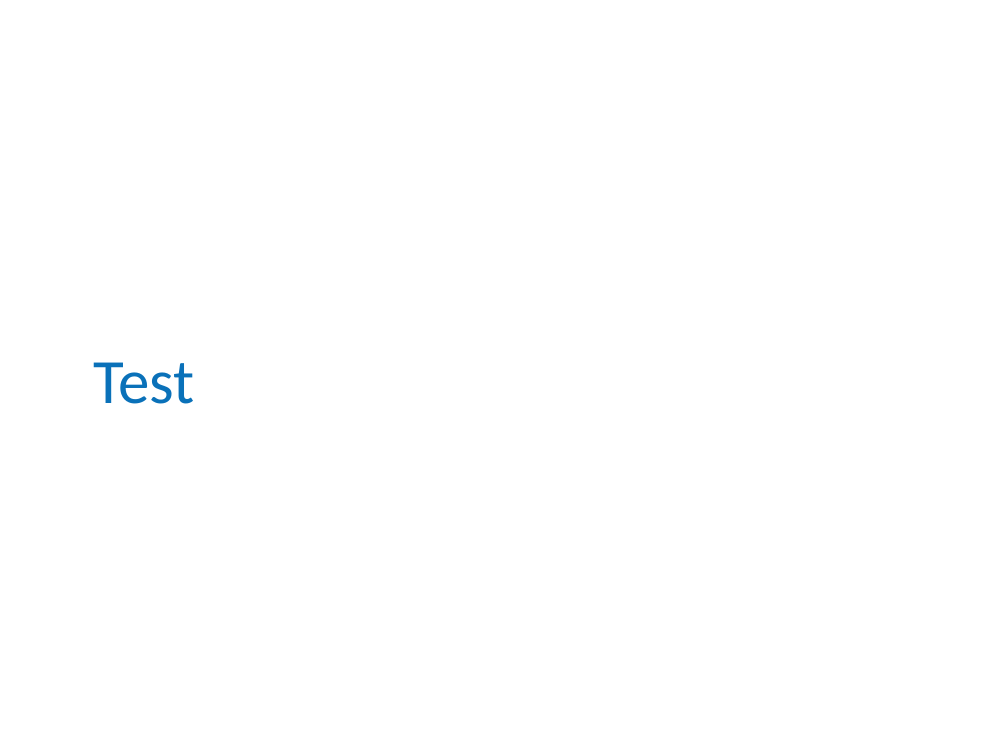
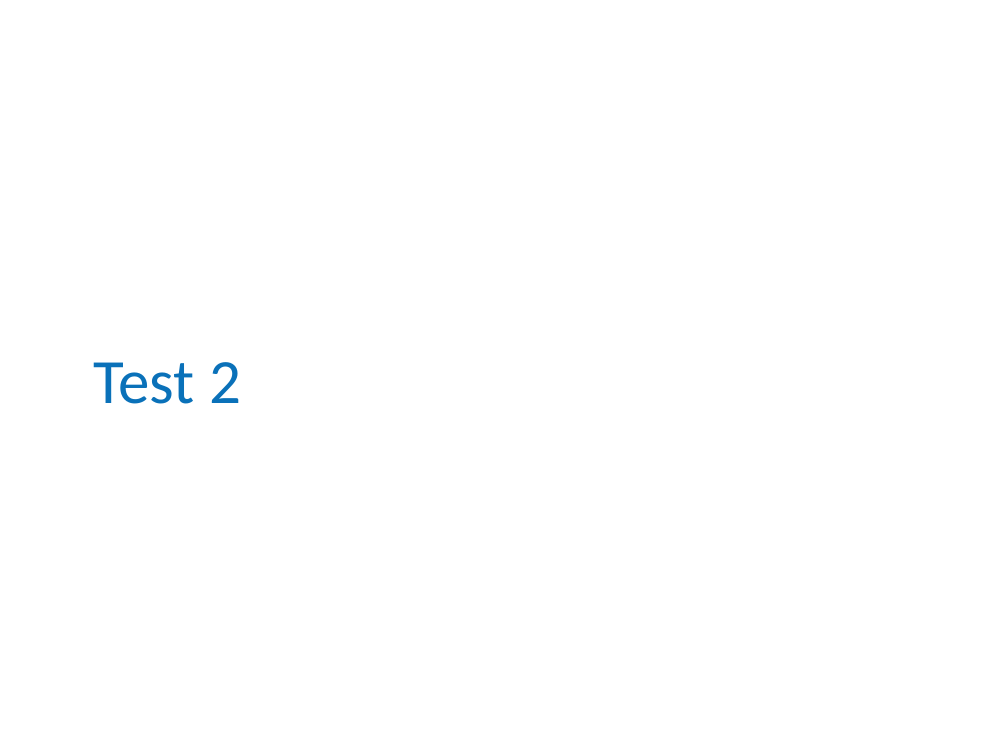
Before and after one commit to Karmorg/Vali-it, a slide deck: slide 1 of Slaidid/_Java - Test.pptx. Drawn at 1008x756 pixels with LibreOffice and Linux fonts; fonts in the diff are those of the drawing; background and template pictures are left out. Boxes give left, top, right and bottom in pixels: in the first picture for what was removed or moved away, otherwise in the second. Text is boxed around its words. In the diff, an @@ line names an element or a change of style, - is before the commit and + after.

```diff
--- a/Slaidid/_Java - Test.pptx
+++ b/Slaidid/_Java - Test.pptx
@@ title at box(93, 362, 241, 404): text changed @@
-Test
+Test 2
```
Also in this commit, not shown: 4 slides added, 11 other files.
